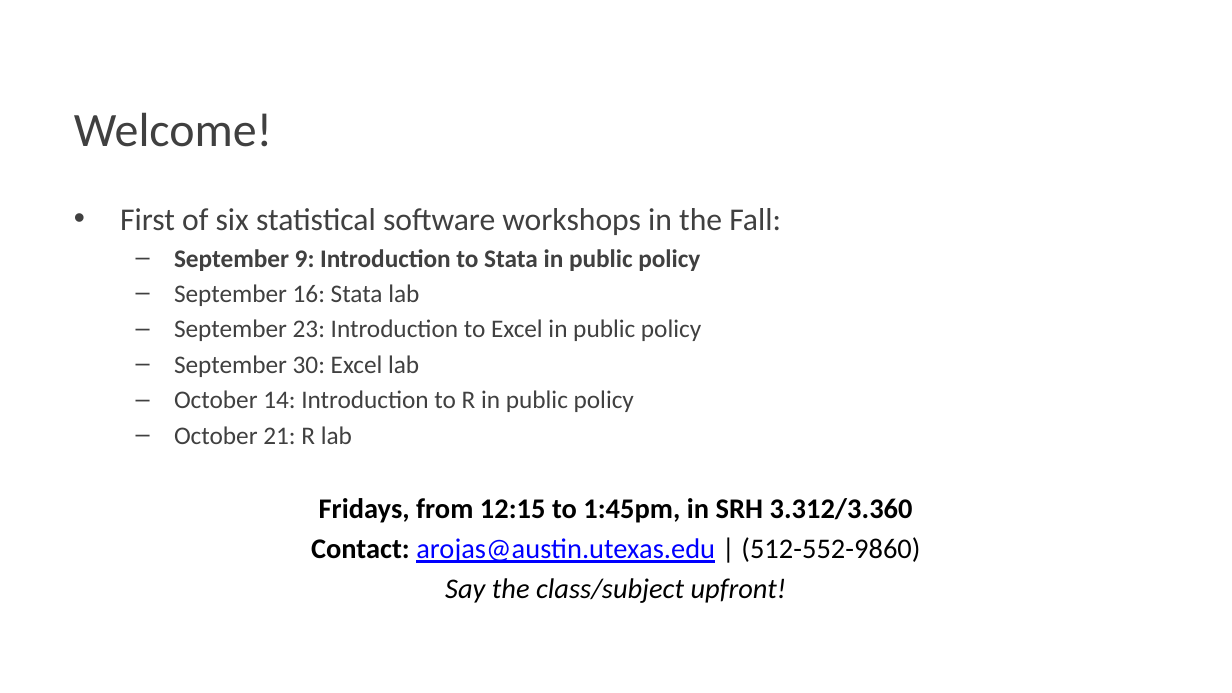
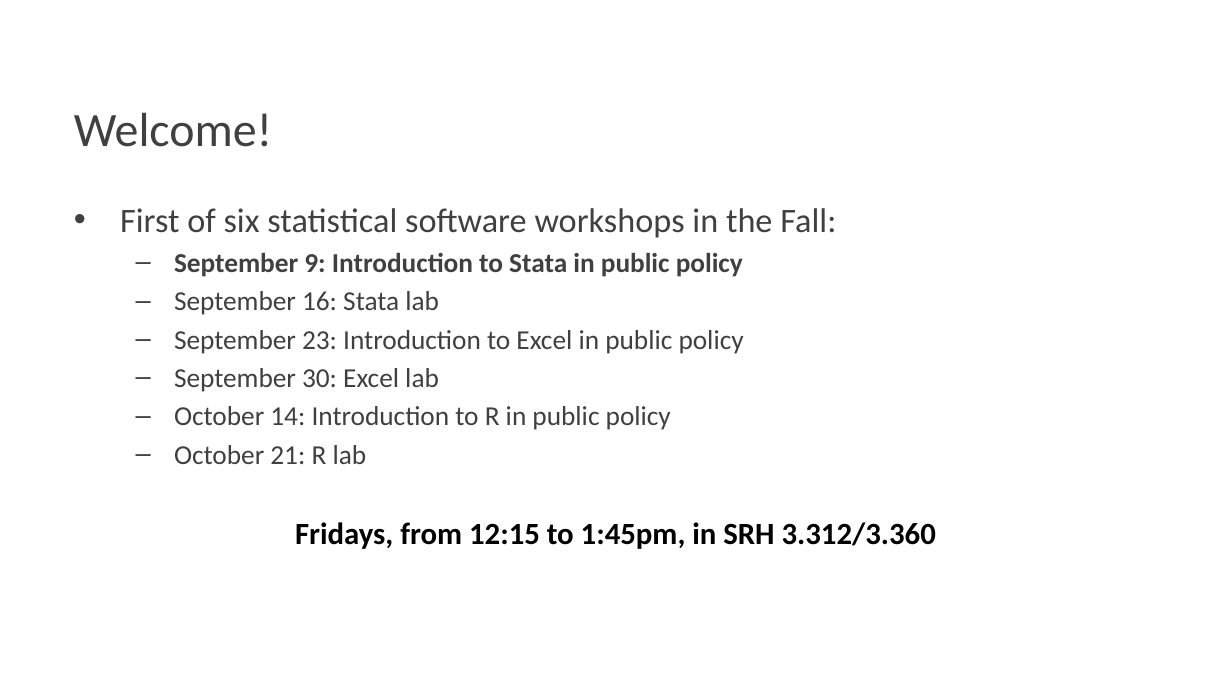
Before and after one commit to alf10087/stata_workshop, a slide deck: slide 2 of Stata Workshop 09-09.pptx. Drawn at 1232x693 pixels with LibreOffice and Linux fonts; fonts in the diff are those of the drawing; background and template pictures are left out. Boxes give left, top, right and bottom in pixels: in the first picture for what was removed or moved away, otherwise in the second. Text is boxed around its words. In the diff, an @@ line names an element or a change of style, - is before the commit and + after.

Commit message:
Add files via upload
new file

```diff
--- a/Stata Workshop 09-09.pptx
+++ b/Stata Workshop 09-09.pptx
@@ text "First of six statistical software ..." at (120,208,936,549): size 18.5 to 20 pt in "First of six statistical software workshops in ..."; size 14.8 to 16 pt in "September 9: Introduction to Stata in public ...", "September 16: Stata lab", "September 23: Introduction to Excel in public ...", "September 30: Excel lab" and 2 more places; size 16.6 to 18 pt in "Fridays, from 12:15 to 1:45pm, in SRH ..." @@
@@ text at (311,537,920,603): paragraphs removed @@
-Contact: arojas@austin.utexas.edu | (512-552-9860)
-Say the class/subject upfront!
```
Also in this commit, not shown: 3 other slides changed, 4 slides added, 1 slide removed.
